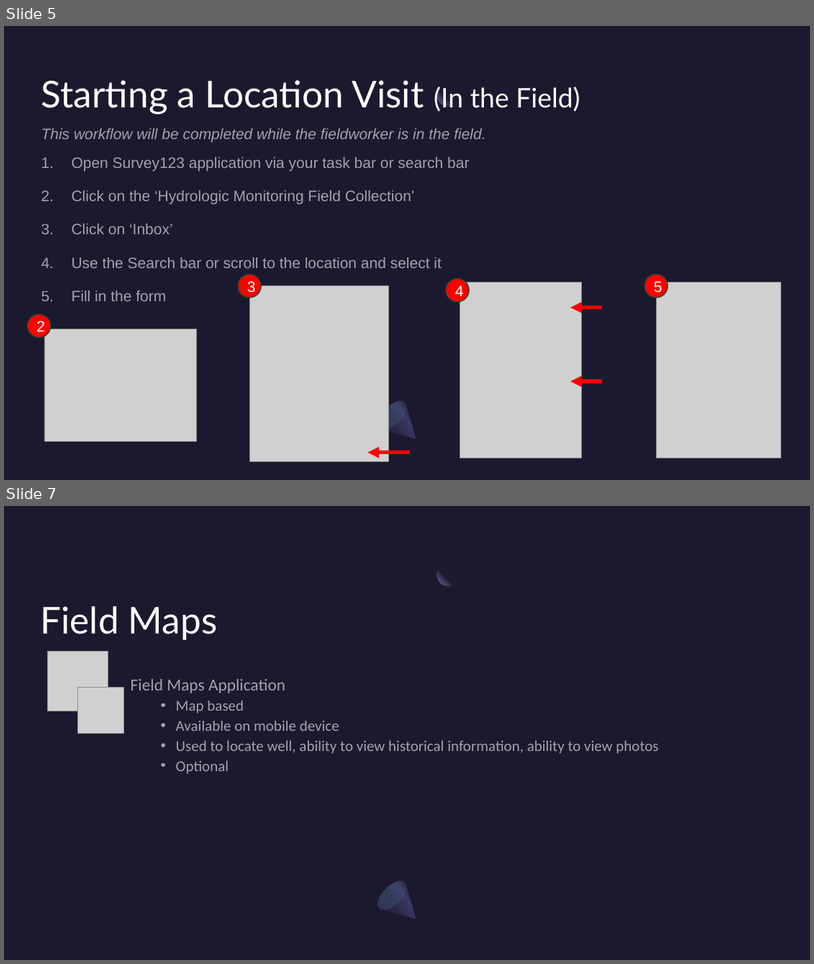
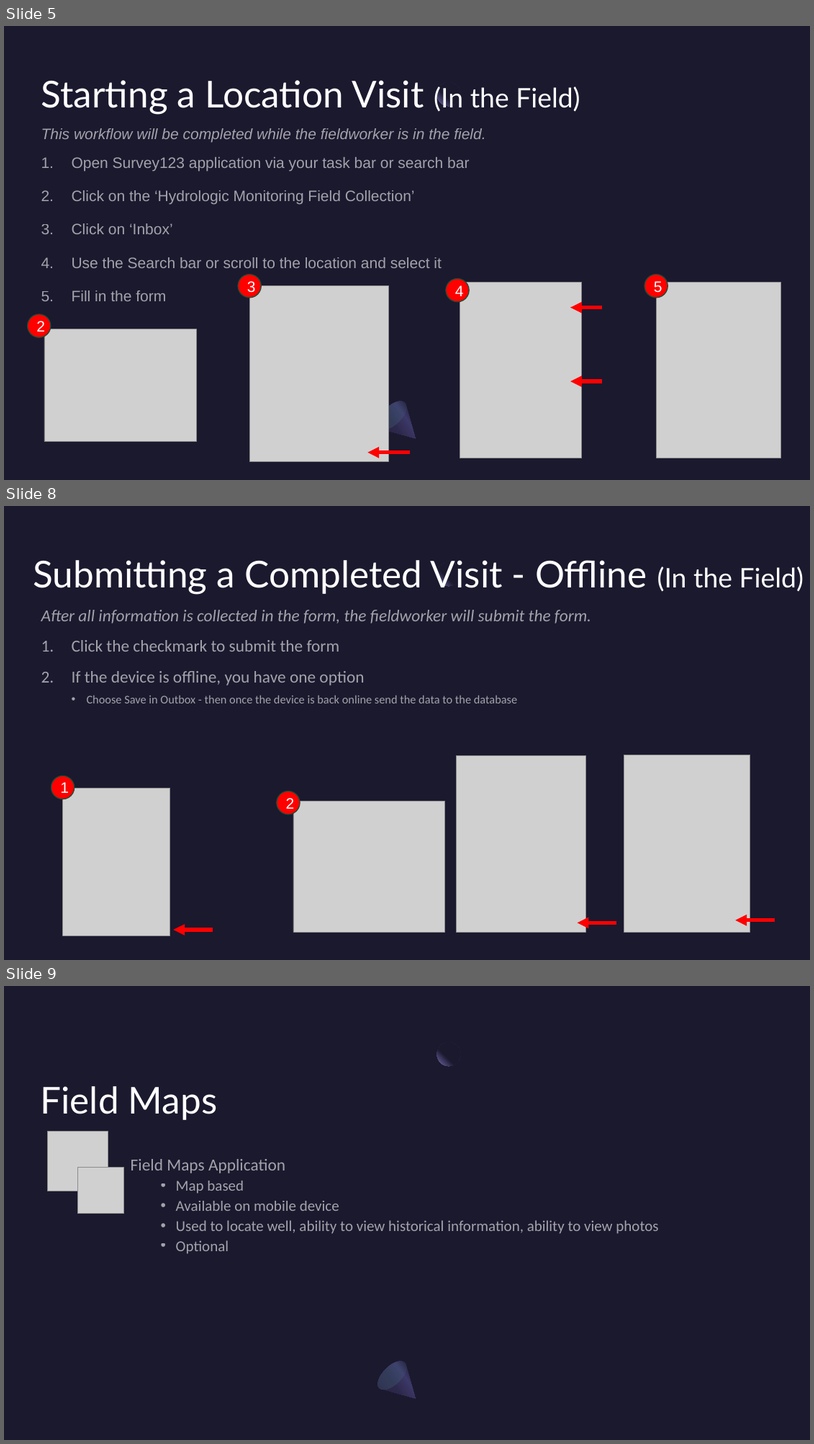
Before and after one commit to NWFWMD-IT/Hydrologic-Monitoring-Project, a slide deck: documents/user_guides/Hydrologic-Monitoring-Project-Fieldwork-Instructions.pptx. Shown one above the other, each under a label of ours: slides 5 and 7 before the commit, slides 5, 8 and 9 after it; the slides between them are not shown. The pictures are 814x964 and 814x1444 pixels, drawn with LibreOffice and Linux fonts; fonts in the diff are those of the drawing; grey boxes stand for pictures. Boxes give left, top, right and bottom in pixels: in the first picture for what was removed or moved away, otherwise in the second. Text is boxed around its words. In the diff, an @@ line names an element or a change of style, - is before the commit and + after.

Commit message:
Added directions on Save as Draft option

```diff
--- a/documents/user_guides/Hydrologic-Monitoring-Project-Fieldwork-Instructions.pptx
+++ b/documents/user_guides/Hydrologic-Monitoring-Project-Fieldwork-Instructions.pptx
@@ slide 8 added at (4, 506, 810, 960), background #1B192E; not listed: 1 template element that a slide beside it also shows @@
@@ title added at (33, 560, 804, 595), 44 pt, text #FFFFFF @@
+Submitting a Completed Visit - Offline (In the Field)
@@ text added at (41, 610, 592, 703), 20 pt, text #FFFFFF at 60% opacity @@
+After all information is collected in the form, the fieldworker will submit the form.
+1. Click the checkmark to submit the form
+2. If the device is offline, you have one option
+  • Choose Save in Outbox - then once the device is back online send the data to the database
@@ picture added at (456, 755, 586, 932) @@
@@ picture added at (624, 754, 751, 932) @@
@@ ellipse added at (52, 776, 75, 800), fill #FF0000, outline #08533C 1 pt, 18 pt, text #FFFFFF @@
+1
@@ picture added at (63, 788, 170, 936) @@
@@ ellipse added at (277, 791, 301, 815), fill #FF0000, outline #08533C 1 pt, 18 pt, text #FFFFFF @@
+2
@@ picture added at (293, 800, 445, 932) @@
@@ arrow added from (213, 929) to (173, 929), #FF0000 4.5 pt @@
@@ arrow added from (617, 923) to (578, 923), #FF0000 4.5 pt @@
@@ arrow added from (775, 920) to (736, 920), #FF0000 4.5 pt @@
@@ what was slide 7 is now slide 9 @@
```
Also in this commit, not shown: 1 slide changed, 1 other slide added.
